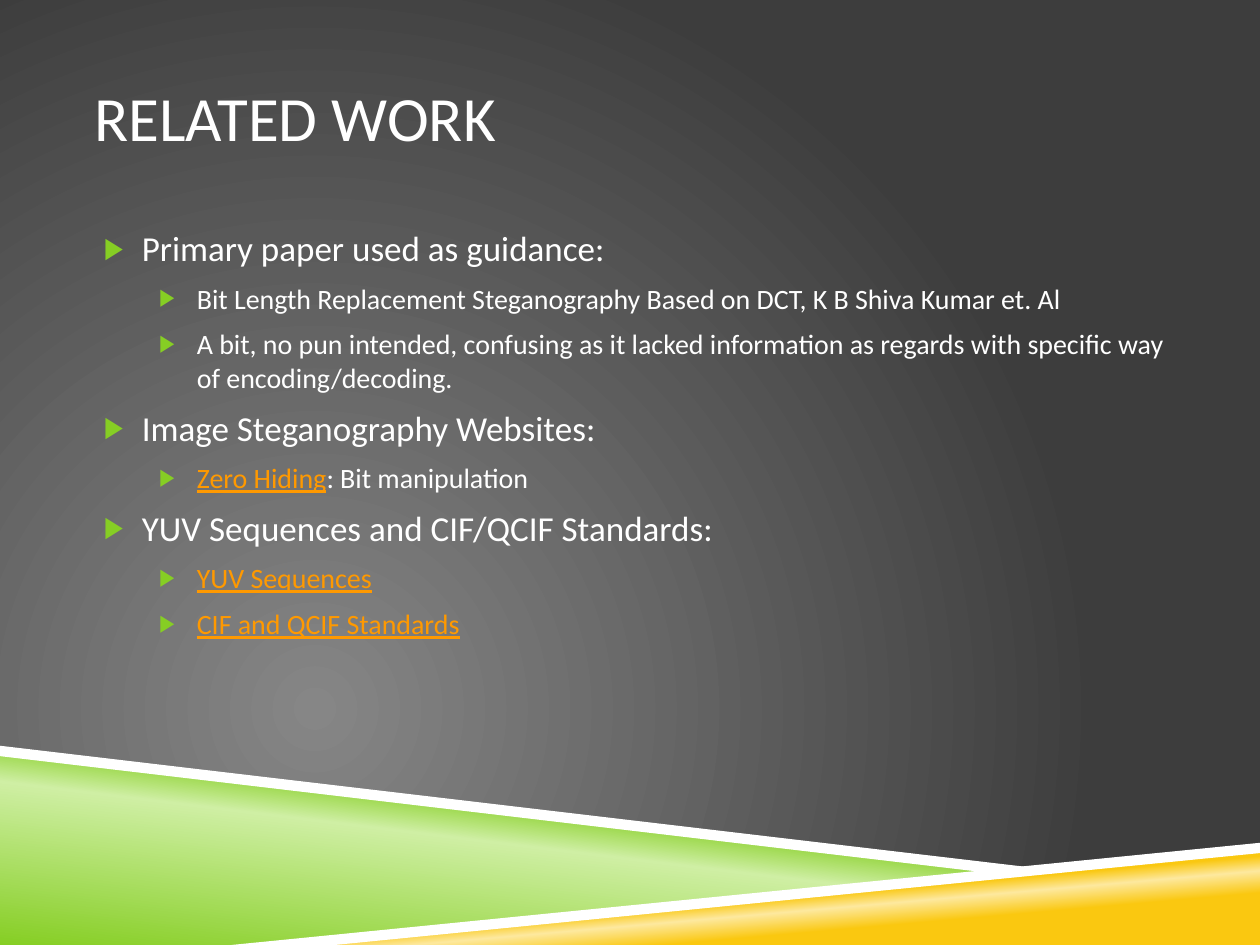
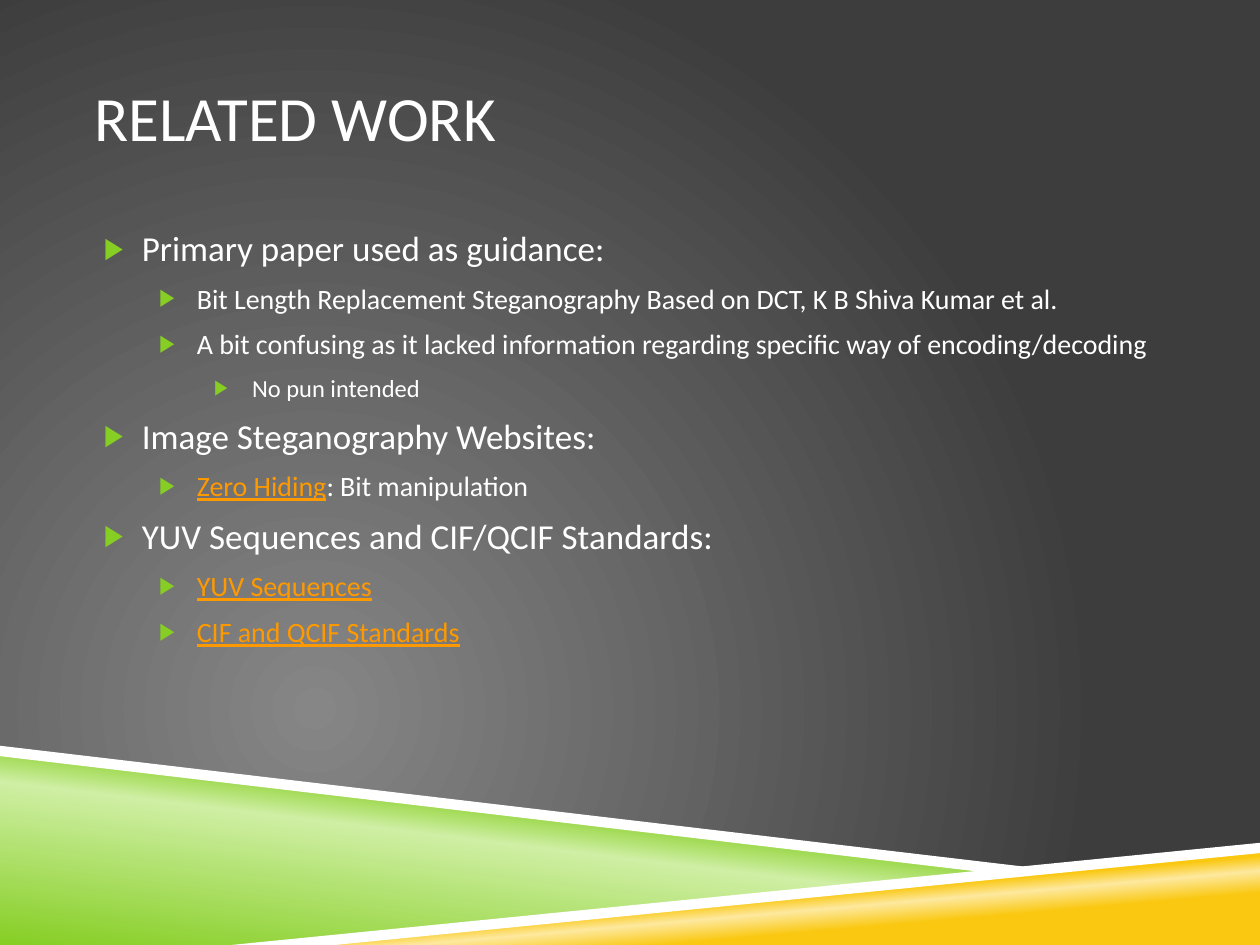
Before and after one commit to grpbwl/videoSteganography, a slide deck: slide 5 of results/CSE509_Video_Steganography.pptx. Drawn at 1260x945 pixels with LibreOffice and Linux fonts; fonts in the diff are those of the drawing; background and template pictures are left out. Boxes give left, top, right and bottom in pixels: in the first picture for what was removed or moved away, otherwise in the second. Text is boxed around its words. In the diff, an @@ line names an element or a change of style, - is before the commit and + after.

```diff
--- a/results/CSE509_Video_Steganography.pptx
+++ b/results/CSE509_Video_Steganography.pptx
@@ text at <box>197,289,1146,401</box>: text changed @@
-  ▶ Bit Length Replacement Steganography Based on DCT, K B Shiva Kumar et. Al
-  ▶ A bit, no pun intended, confusing as it lacked information as regards with specific way of encoding/decoding.
+  ▶ Bit Length Replacement Steganography Based on DCT, K B Shiva Kumar et al.
+  ▶ A bit confusing as it lacked information regarding specific way of encoding/decoding
+    ▶ No pun intended
```
Also in this commit, not shown: 6 other slides changed, 6 slides added.
